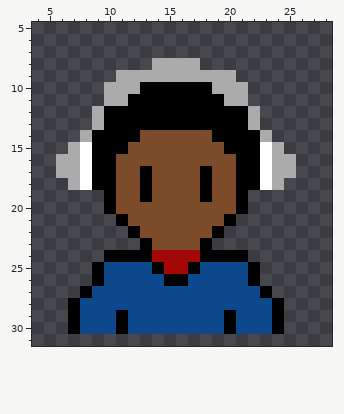
Pixel-art sprite, stored at src/resources/img/avatar/BlackMale.png. The first picture shows the starting point.
The file is 128x128 pixels, drawn in blocks of 4x4; one block is one cell here. Shown: x 4..28, y 5..31.
The result:
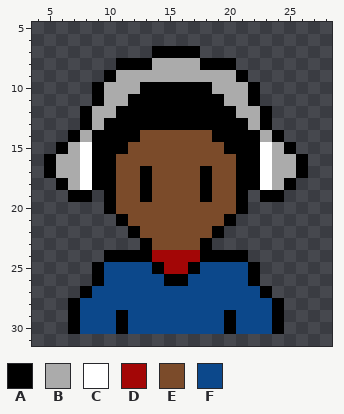
Palette (. is transparent): A #000000  B #ababab  C #ffffff  D #a30606  E #7b4b2a  F #0c488b
Changes in this commit:
Changed rows in their new state; - is an unchanged pixel.
first column x 5:
 7 ---------AAAA---------
 8 ------AAA----AAA------
 9 -----A----------A-----
10 ----A------------A----
11 ----A------------A----
12 ---A-B----------B-A---
13 ---A--------------A---
14 --A----------------A--
15 -A------------------A-
16 A--------------------A
17 A--------------------A
18 -A------------------A-
19 --AA--------------AA--
Boxes around the changes in both pictures, in picture pixels (x1, y1, x2, y2):
changed: (44, 46, 308, 202)
